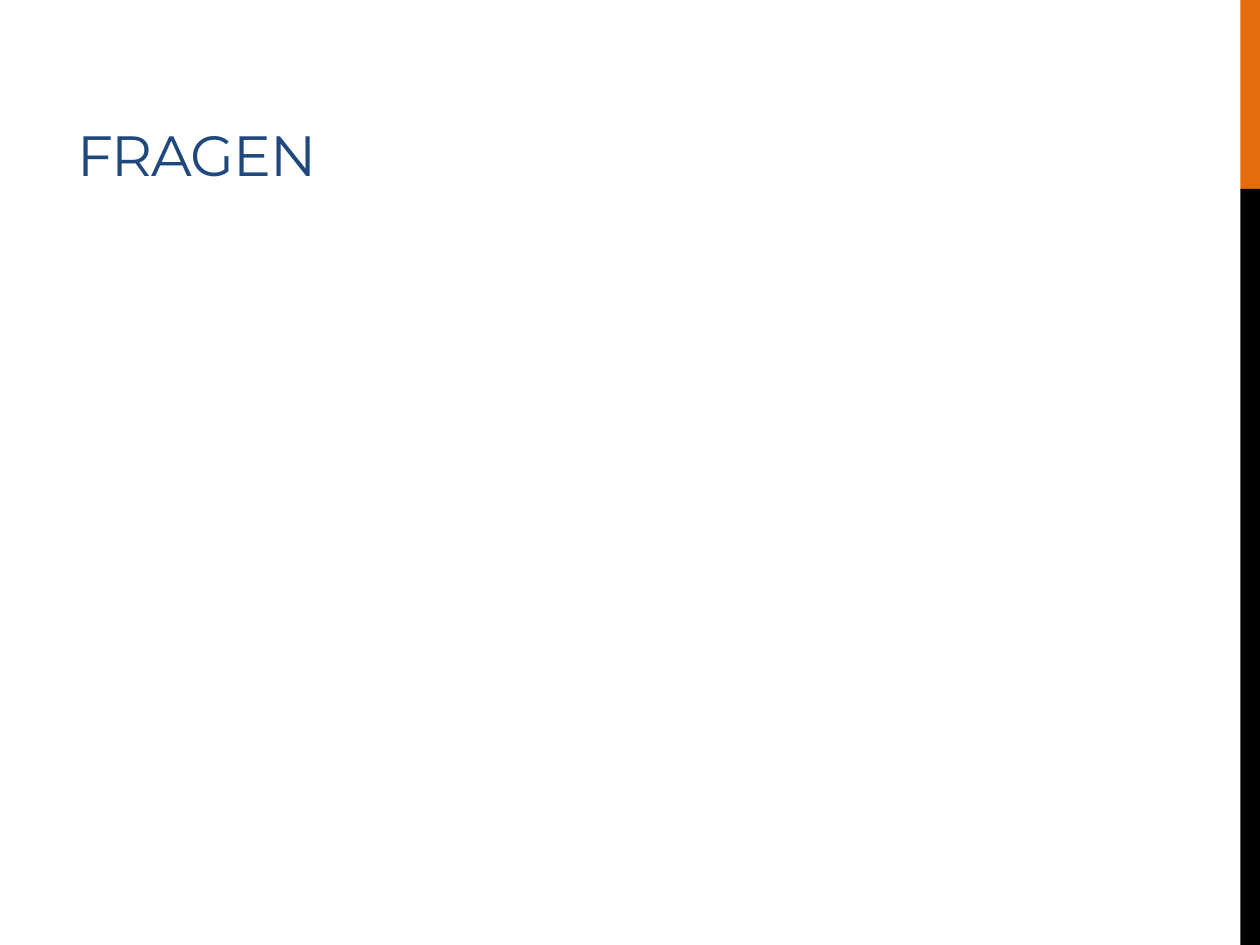
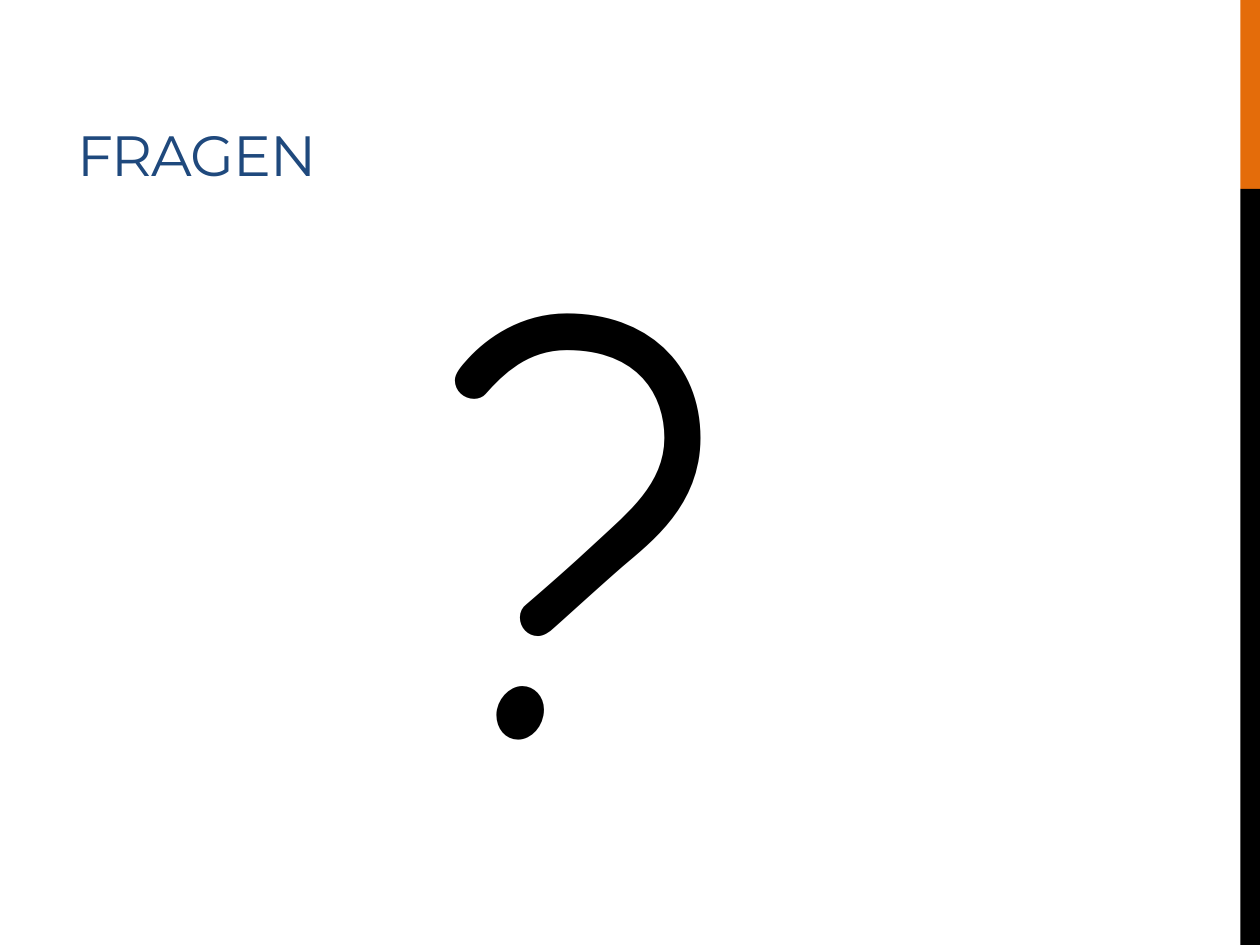
Before and after one commit to LukasSeglias/ticket-recognition-web, a slide deck: slide 10 of doc/presentation.pptx (slide 8 before the commit). Drawn at 1260x945 pixels with LibreOffice and Linux fonts; fonts in the diff are those of the drawing. Boxes give left, top, right and bottom in pixels: in the first picture for what was removed or moved away, otherwise in the second. Text is boxed around its words. In the diff, an @@ line names an element or a change of style, - is before the commit and + after.

```diff
--- a/doc/presentation.pptx
+++ b/doc/presentation.pptx
@@ text added at (64, 195, 1114, 798), 344 pt, text #000000 @@
+?
```
Also in this commit, not shown: 4 other slides changed, 2 slides added, 3 other files.
